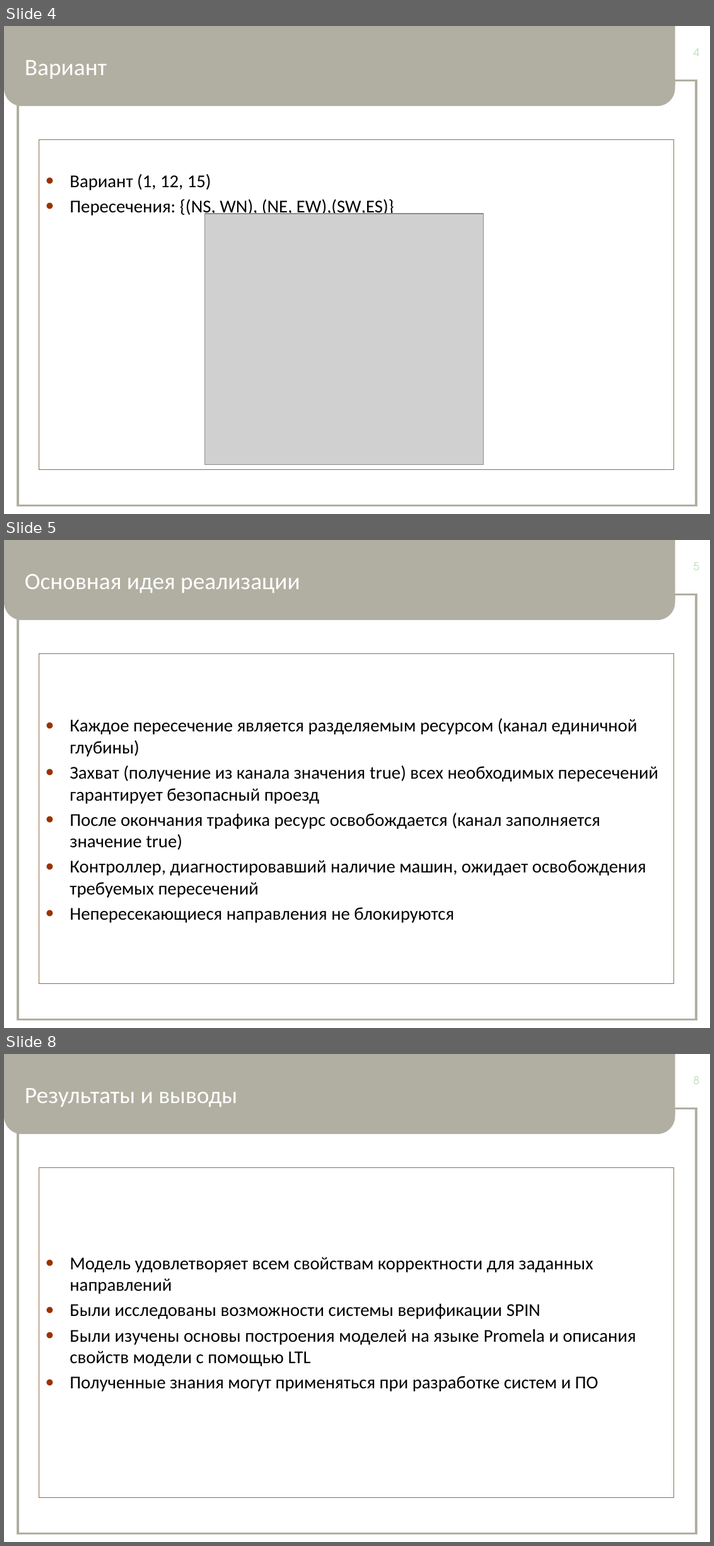
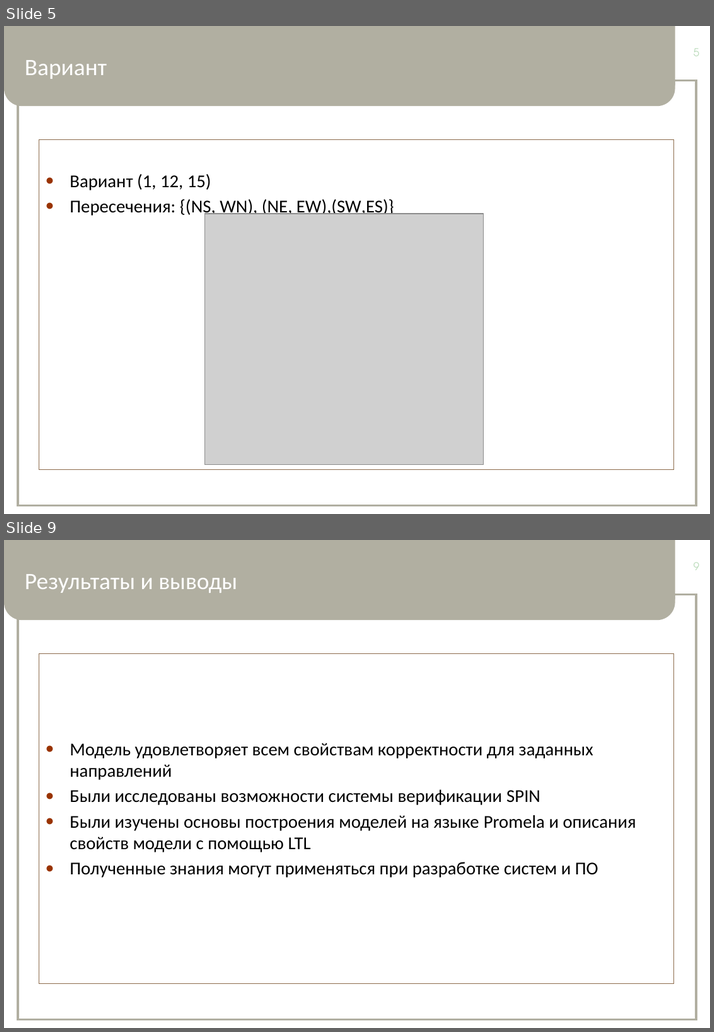
Before and after one commit to tar/verification, a slide deck: 63504-12_Lukashin_A_presentation.pptx. Shown one above the other, each under a label of ours: slides 4, 5 and 8 before the commit, slides 5 and 9 after it; the slides between them are not shown. The pictures are 714x1546 and 714x1032 pixels, drawn with LibreOffice and Linux fonts; fonts in the diff are those of the drawing; grey boxes stand for pictures. Boxes give left, top, right and bottom in pixels: in the first picture for what was removed or moved away, otherwise in the second. Text is boxed around its words. In the diff, an @@ line names an element or a change of style, - is before the commit and + after.

```diff
--- a/63504-12_Lukashin_A_presentation.pptx
+++ b/63504-12_Lukashin_A_presentation.pptx
@@ slide 5 removed at [4, 540, 710, 1028], background #FFFFFF; not listed: 3 template elements that a slide beside it also shows @@
@@ title removed at [25, 574, 299, 593] @@
-Основная идея реализации
@@ page number removed at [693, 562, 700, 570] @@
-5
@@ text removed at [39, 654, 673, 984] @@
-● Каждое пересечение является разделяемым ресурсом (канал единичной глубины)
-● Захват (получение из канала значения true) всех необходимых пересечений гарантирует безопасный проезд
-● После окончания трафика ресурс освобождается (канал заполняется значение true)
-● Контроллер, диагностировавший наличие машин, ожидает освобождения требуемых пересечений
-● Непересекающиеся направления не блокируются
@@ what was slide 4 is now slide 5 @@
@@ page number at [693, 48, 700, 56]: text changed @@
-4
+5
@@ what was slide 8 is now slide 9 @@
@@ page number at [693, 562, 700, 570]: text changed @@
-8
+9
```
Also in this commit, not shown: 3 slides changed, 2 slides added, 1 other slide removed, 3 other files.
